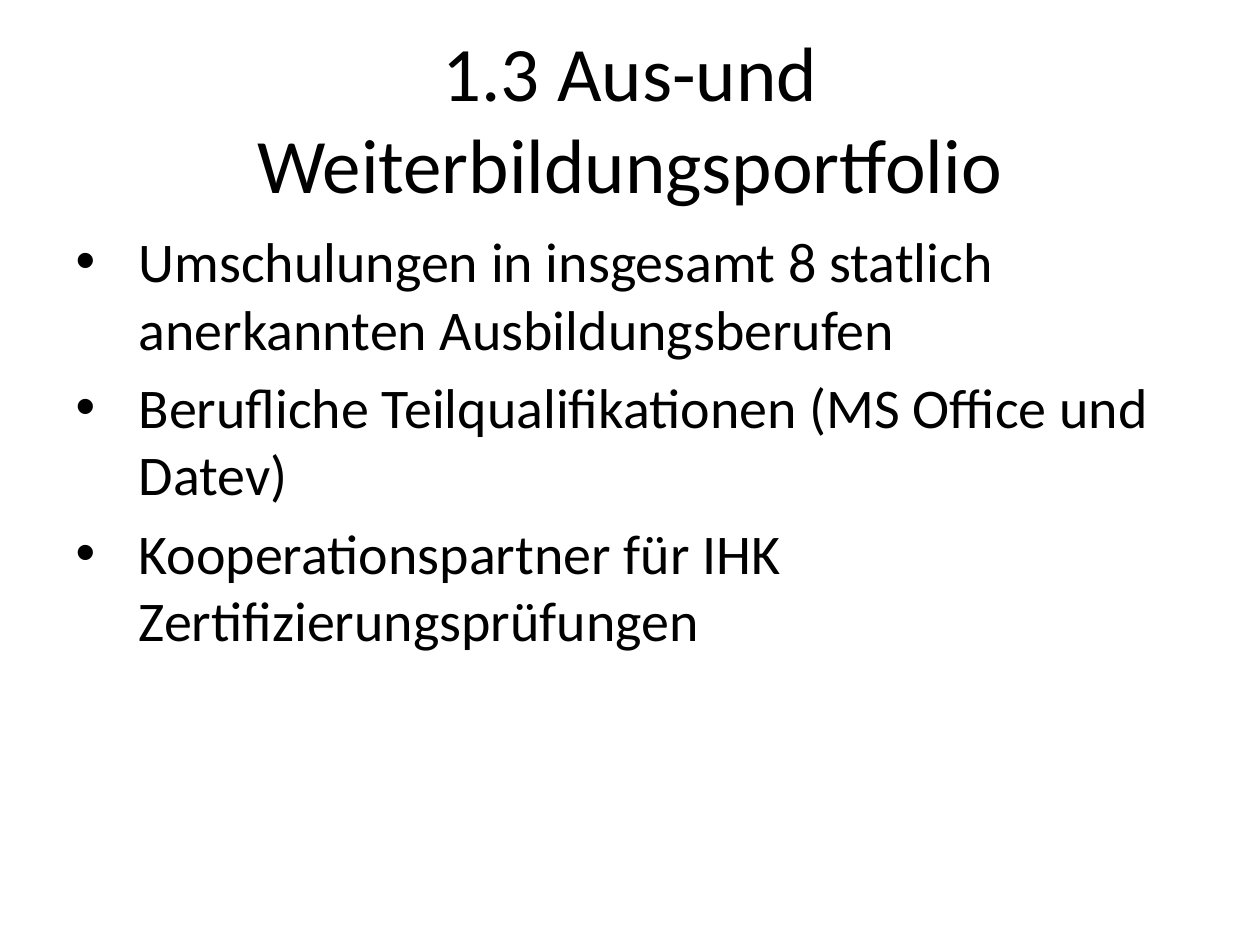
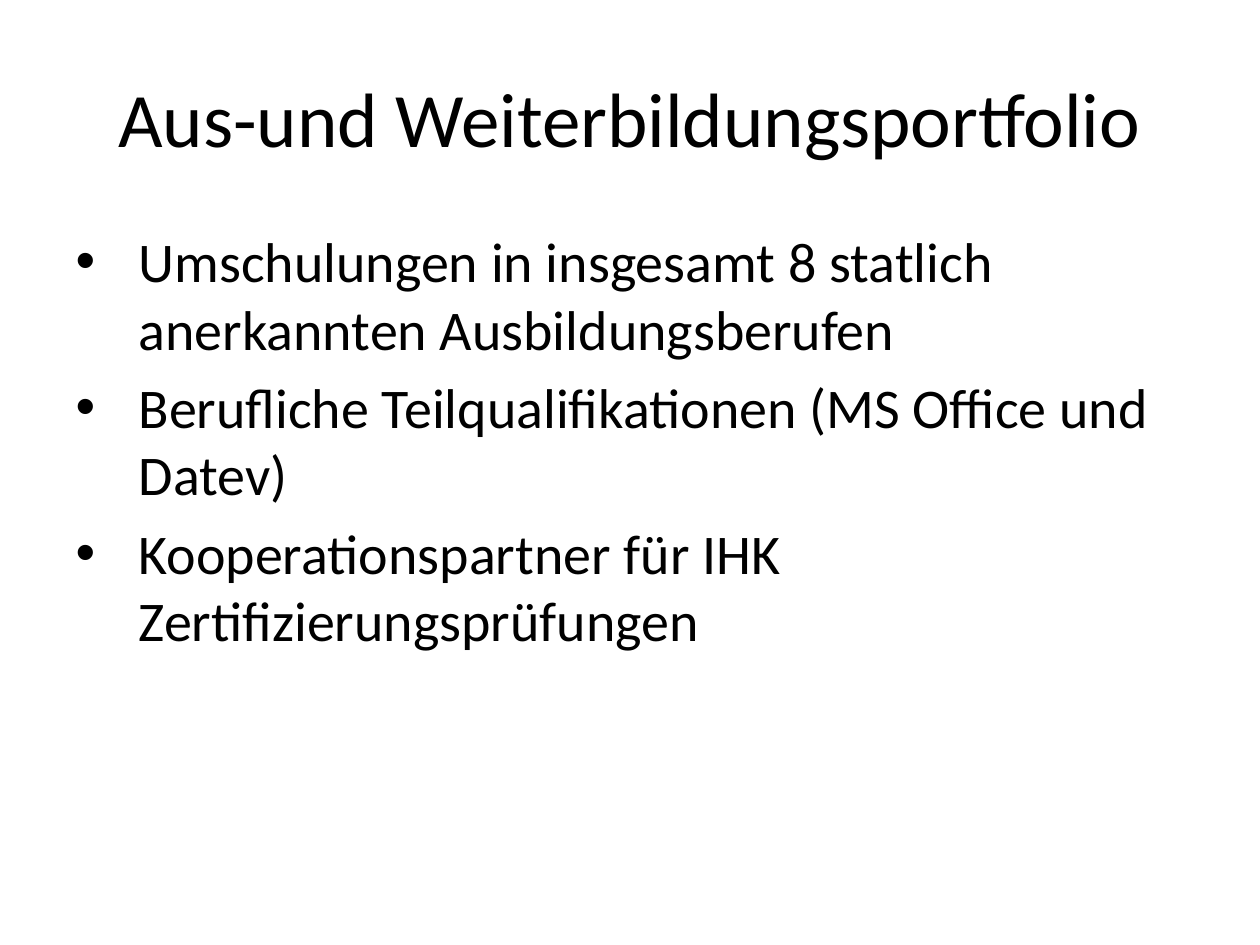
Before and after one commit to roman91DE/wipaed, a slide deck: slide 7 of praktikum/praesentation/praesentation.pptx. Drawn at 1260x945 pixels with LibreOffice and Linux fonts; fonts in the diff are those of the drawing. Boxes give left, top, right and bottom in pixels: in the first picture for what was removed or moved away, otherwise in the second. Text is boxed around its words. In the diff, an @@ line names an element or a change of style, - is before the commit and + after.

```diff
--- a/praktikum/praesentation/praesentation.pptx
+++ b/praktikum/praesentation/praesentation.pptx
@@ title at (118,93,1140,161): text changed @@
-1.3 Aus-und Weiterbildungsportfolio
+Aus-und Weiterbildungsportfolio
```
Also in this commit, not shown: 15 other slides changed, 2 slides added, 1 slide removed, 1 other file.
